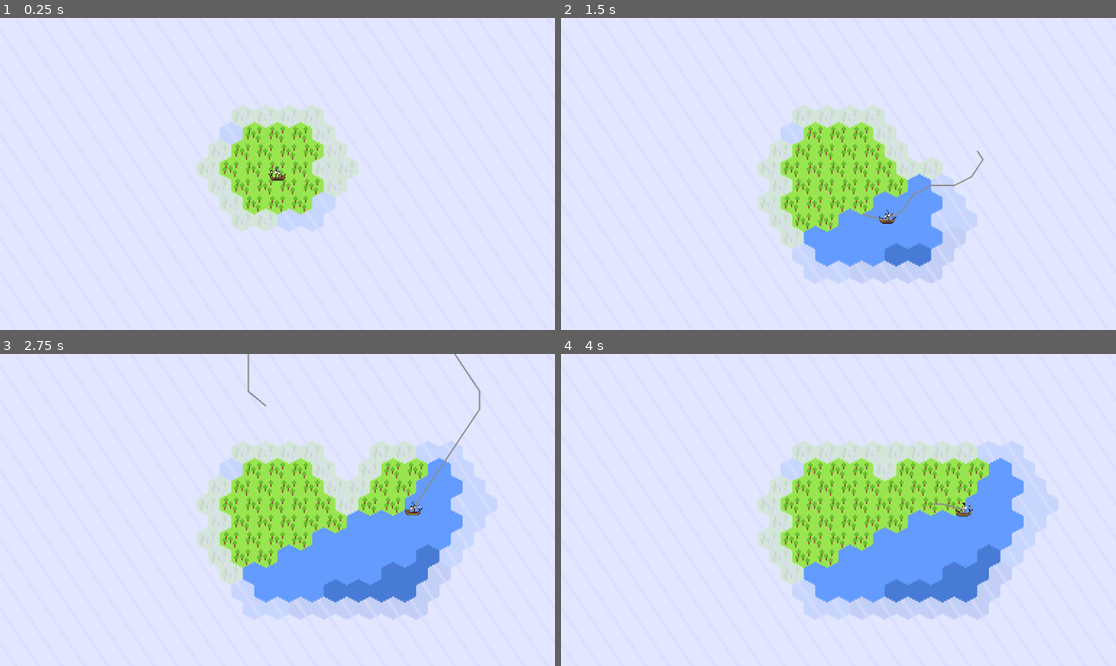
Above: before the commit, frames 1-4 (two rows, left to right).
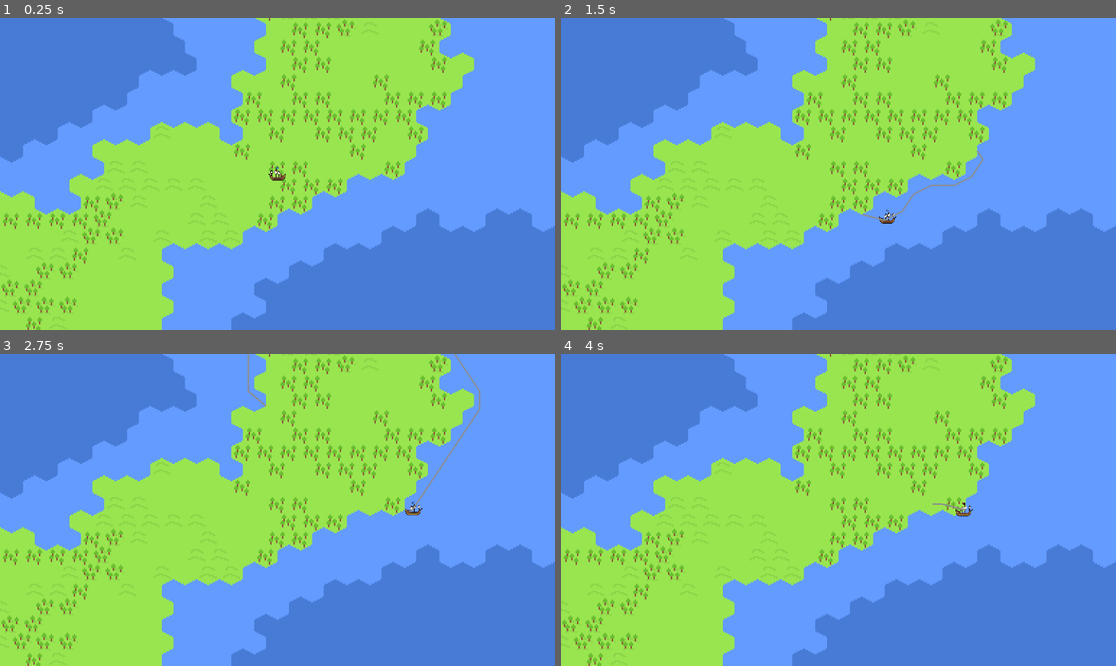
Above: after the commit, the same moments.

Repository: coderspark/voc-ding
Game: Godot game, scene res://Scenes/map_1.tscn
Two runs of this game, one before a commit and one after it. Both use one fixed random seed, a clock stepped at 60 frames per second and the inputs below.
Inputs (mouse positions are in pixels of both pictures, inside the frame that each line leads up to):
- Up to frame 1 (0.25 s): no input
- Up to frame 2 (1.5 s): tap Enter at 0.5 s; move the mouse to (960, 158) at 0.52 s; hold D (right) 0.53-1.28 s; click (960, 158) at 0.6 s; move the mouse to (727, 189) at 1.27 s; hold S (down) from 1.28 s (still down); tap Middle mouse button (move_camera) at 1.35 s
- Up to frame 3 (2.75 s): move the mouse to (333, 441) at 2.02 s; release S (down) at 2.03 s; hold D (right) from 2.03 s (still down); click (333, 441) at 2.1 s
- Up to frame 4 (4 s): move the mouse to (810, 572) at 2.77 s; release D (right) at 2.78 s; hold W (up) 2.78-3.53 s; tap Middle mouse button (move_camera) at 2.85 s; click (810, 572) at 2.92 s; move the mouse to (1005, 556) at 3.52 s; hold A (left) from 3.53 s (still down); click (1005, 556) at 3.6 s

The runs differ from the first frame. In frame 1, 96% of the frame differs, in the area x 0-100%, y 0-100%; in frame 2, 91%; in frame 3, 85%; in frame 4, 85%.

Commit message:
added better terraingen

Diff:
--- a/Code/terrain.gd
+++ b/Code/terrain.gd
@@ -6,18 +6,20 @@
 	1.0: Vector2i(0, 0),
 }
 const biomedepths = {
-	-0.3: Vector2i(3, 0),
-	0.2: Vector2i(0, 0),
-	1.0: Vector2i(0, 1),
+	-0.3: Vector2i(2, 0),
+	1.0: Vector2i(0, 0),
 }
 
 func Generate(noiseseed):
 	var noise = NoiseTexture2D.new()
 	var biomenoise = NoiseTexture2D.new()
+	var featurenoise = NoiseTexture2D.new()
 	noise.noise = FastNoiseLite.new()
 	biomenoise.noise = FastNoiseLite.new()
+	featurenoise.noise = FastNoiseLite.new()
 	noise.noise.seed = noiseseed
 	biomenoise.noise.seed = noiseseed + 1
+	featurenoise.noise.seed = noiseseed - 1
 	for y in range(256):
 		for x in range(256):
 			var perlincoord = noise.noise.get_noise_2d(x, y)
@@ -31,6 +33,12 @@
 					if biomenoise.noise.get_noise_2d(x, y) < d:
 						atlascoords = biomedepths[d]
 						break
+				if featurenoise.noise.get_noise_2d(x*5,y*5) < 0.3 && featurenoise.noise.get_noise_2d(x*5, y*5) > 0.1:
+					atlascoords += Vector2i(1, 0)
+				if atlascoords.y == 0 && atlascoords.x < 2 && featurenoise.noise.get_noise_2d(x*10,y*10) > -0.2 && featurenoise.noise.get_noise_2d(x*10,y*10) < 0.1:
+					atlascoords += Vector2i(0, 1)
+				if atlascoords == Vector2i(2, 0) && featurenoise.noise.get_noise_2d(x*100,y*100) > 0.42: # haha 42 life the universe and everything :p
+					atlascoords.y += 1
 			set_cell(Vector2i(x-128, y-128), 0, atlascoords)
 func _ready():
 	Generate(randi())
--- a/Scenes/map_1.tscn
+++ b/Scenes/map_1.tscn
@@ -13,6 +13,7 @@
 script = ExtResource("2_k5iew")
 
 [node name="Fog" type="TileMapLayer" parent="."]
+visible = false
 tile_set = ExtResource("1_dcmhf")
 script = ExtResource("3_lmd5f")
 
Binary file changed: Art/Atlas/Atlas.png
